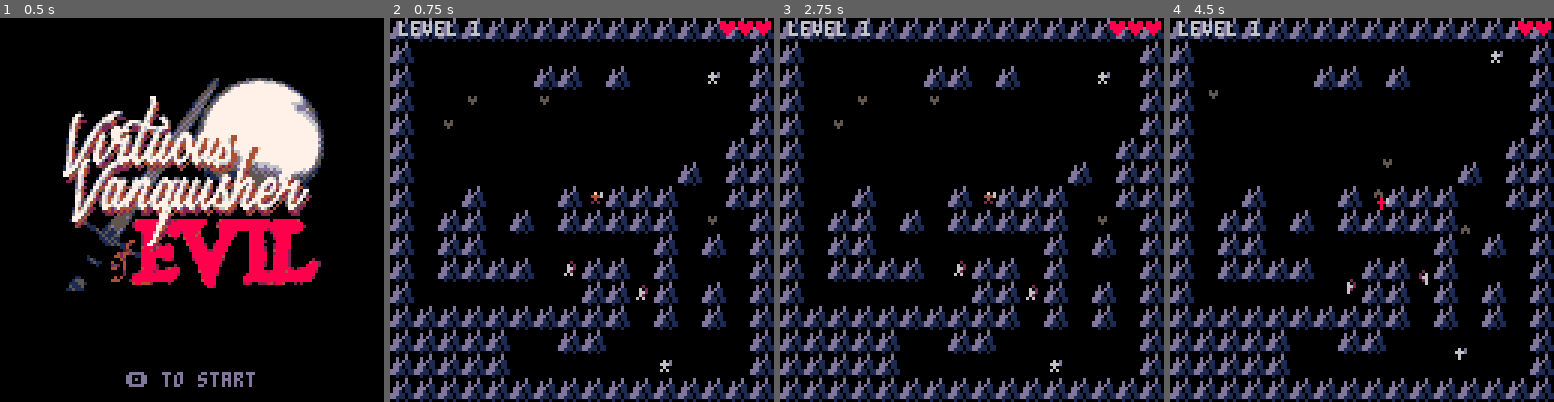
Above: before the commit, frames 1-4 (left to right).
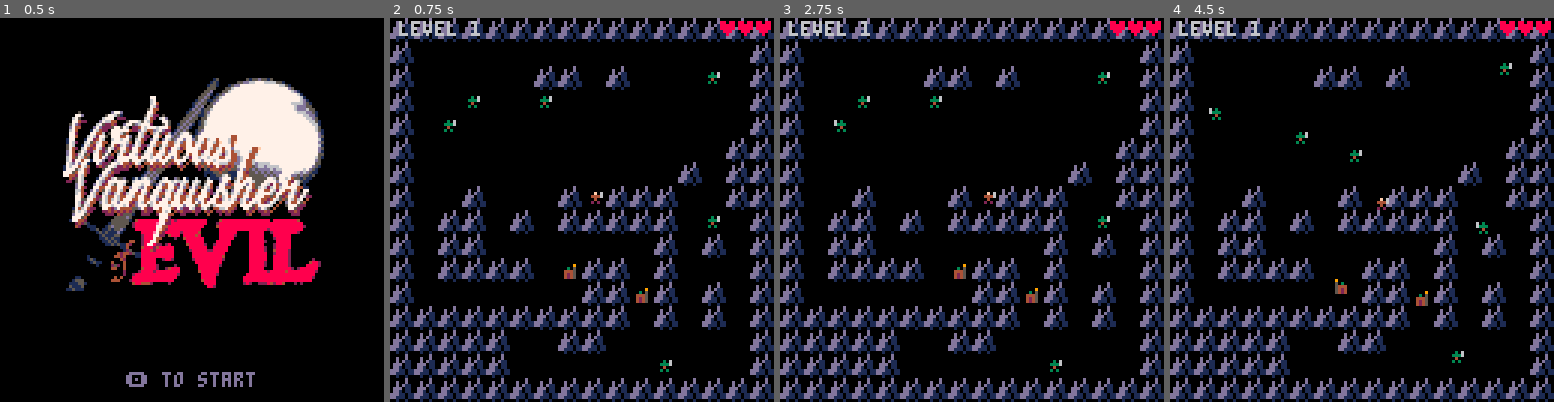
Above: after the commit, the same moments.

Repository: ironchestgames/pico-8-carts
Game: PICO-8 cartridge epicevilender.p8
Two runs of this game, one before a commit and one after it. Both use one fixed random seed, a clock stepped at 60 frames per second and the inputs below.
Inputs:
- Up to frame 1 (0.5 s): tap X (X key) at 0.33 s
- Up to frame 2 (0.75 s): tap O (Z key) at 0.7 s
- Up to frame 3 (2.75 s): tap X (X key) at 1.07, 1.85 s; hold Right 1.6-2.1 s; tap O (Z key) at 1.7, 2.1, 2.5 s; hold Up 2.15-2.42 s; hold Right from 2.47 s (still down)
- Up to frame 4 (4.5 s): tap O (Z key) every 0.4 s from 2.9 to 4.1 s; tap X (X key) at 2.97, 4.08 s; release Right at 3.03 s; hold Left 3.08-3.58 s; hold Down 3.63-3.97 s; hold Right from 4.02 s (still down)

Frame 1 is identical in both runs. In frame 2, 0.6% of the frame differs, in the area x 14-86%, y 14-93%; in frame 3, 0.6%; in frame 4, 1.0%, in the area x 10-90%, y 0-90%.

Commit message:
epicevilender - add trolls and boss names

Diff:
--- a/epicevilender.p8
+++ b/epicevilender.p8
@@ -296,6 +296,115 @@
 
 
 -- enemy factories
+
+function newmeleetroll(x,y)
+ return actorfactory({
+  isenemy=true,
+  x=x,
+  y=y,
+  a=0,
+  halfw=1.5,
+  halfh=2,
+  spd=0.45,
+  hp=2,
+  attack_preperformdur=50,
+  attack_postperformdur=20,
+  attack_range=7,
+  performattack=performenemymelee,
+  idling={parseflat'41,32,4,5,-2,-3,'},
+  moving={
+   animspd=0.18,
+   parseflat'41,32,4,5,-2,-3,',
+   parseflat'45,32,4,5,-2,-3,'
+  },
+  attacking={
+   animspd=0,
+   parseflat'49,32,4,5,-2,-3,',
+   parseflat'52,32,6,5,-3,-3,',
+  },
+  recovering={parseflat'41,32,4,5,-2,-3,'},
+ })
+end
+
+function newtrollcaster(x,y)
+ local boltskill,idleframe=boltskillfactory(
+   1,
+   50,
+   0,
+   120,
+   1,
+   'fire',
+   14,
+   parseflat'8,14,',
+   parseflat'14,8,'),
+  parseflat'59,32,4,6,-2,-3,'
+
+ return actorfactory({
+  isenemy=true,
+  x=x,
+  y=y,
+  a=0,
+  halfw=1.5,
+  halfh=2,
+  spd=0.25,
+  hp=1,
+  attack_preperformdur=100,
+  attack_postperformdur=20,
+  attack_range=60,
+  performattack=function(actor)
+   a,actor.a=actor.a,atan2(
+     actor.targetx-actor.x,
+     actor.targety-actor.y)
+   boltskill.perform(actor)
+   actor.a=a
+  end,
+  comfydist=30,
+  idling={idleframe},
+  moving={
+   animspd=0.18,
+   idleframe
+  },
+  attacking={
+   animspd=0,
+   parseflat'63,32,4,6,-2,-3,',
+   idleframe,
+  },
+  recovering={idleframe},
+  onpreperform=boltskill.startpemitter,
+ })
+end
+
+function newgianttroll(x,y)
+ boss=actorfactory({
+  name='giant troll',
+  isenemy=true,
+  x=x,
+  y=y,
+  a=0,
+  halfw=1.5,
+  halfh=3,
+  isbig=true,
+  spd=0.7,
+  hp=7,
+  attack_preperformdur=40,
+  attack_postperformdur=30,
+  attack_range=7,
+  performattack=performenemymelee,
+  idling={parseflat'36,25,7,7,-4,-4,'},
+  moving={
+   animspd=0.18,
+   parseflat'43,25,7,7,-4,-4,',
+   parseflat'50,25,7,7,-4,-4,'
+  },
+  attacking={
+   animspd=0,
+   parseflat'57,25,7,7,-4,-4,',
+   parseflat'64,25,8,7,-4,-4,',
+  },
+  recovering={parseflat'72,25,7,7,-4,-4,'},
+ })
+ return boss
+end
 
 function newmeleeskeleton(x,y)
  return actorfactory({
@@ -467,6 +576,7 @@
  end
 
  boss=actorfactory({
+  name='skeleton king',
   isenemy=true,
   isbig=true,
   x=x,
@@ -576,7 +686,7 @@
   desc='sword attack',
   preperformdur=preperformdur,
   postperformdur=postperformdur,
-  perform=function(skill,user)
+  perform=function(user,skill)
    local x,y=
      user.x+cos(user.a)*4,
      user.y+sin(user.a)*4
@@ -620,7 +730,7 @@
   desc='bow attack',
   preperformdur=preperformdur,
   postperformdur=postperformdur,
-  perform=function(skill,user)
+  perform=function(user,skill)
    local x,y=
      user.x+cos(user.a)*4,
      user.y+sin(user.a)*4
@@ -677,7 +787,7 @@
   startpemitter=function(user,life)
    add(pemitters,{
     follow=user,
-    life=life,
+    life=life or user.attack_preperformdur,
     prate={2,4},
     plife={15,25},
     poffsets={-2,0.5,2,0.5},
@@ -687,12 +797,13 @@
    })
    sfx(9)
   end,
-  perform=function(skill,user)
+  perform=function(user,skill)
    local x,y=
      user.x+cos(user.a)*4,
      user.y+sin(user.a)*4
 
    local attack={
+    isenemy=user.isenemy,
     x=x,
     y=y,
     halfw=1,
@@ -908,10 +1019,10 @@
   spr1=240,
   musicstart=0,
   enemytypes={
-   newbatenemy,
-   newmeleeskeleton,
-   newbowskeleton,
-   newskeletonking,
+   newmeleetroll,
+   newmeleetroll,
+   newtrollcaster,
+   newgianttroll,
   }
  },
  { -- cave
@@ -1287,7 +1398,7 @@
      if avatar.ispreperform then
 
       local skill=avatar.currentskill
-      skill.perform(skill,avatar)
+      skill.perform(avatar,skill)
 
       -- set avatar to postperform
       avatar.state_counter=skill.postperformdur
@@ -2113,7 +2224,8 @@
  -- draw boss hp
  if boss and boss.hp > 0 then
   local halfw=boss.hp*6/2
-  rectfill(64-halfw,122,64+halfw,125,8)
+  rectfill(64-halfw,123,64+halfw,125,8)
+  print(boss.name,64-#boss.name*2,122,15)
  end
 
 end
@@ -2499,19 +2611,19 @@
 0070070000077777700070000000770000007888887777700000000000cc00cc0000000002444404d000000d00d55d0000d11d00028e82404444000002090000
 00777700000770077000700000007770000778888877777000000000000cccc000000000002222025000000500000000000dd000022222002000000090000000
 007777000000000000007777777707777777708880077700000000000000cc0000000000000000000000000000000000000000000000007c0020010000666660
-077777700000000000000777770000777777000000000000000000000000000000000000000000000000000000000000000000000000070c0e2221d0067777d0
-777777770000000000000000000000070070000000000000000000000000000000000000000000000000000000000000000000000000700c02eeed100cccccd0
-70000000077777777000000070000000070000000000000000000000000000000000000000000000000000000000000000000000000700c6022002100c7c7cd0
-7700000077077777000000007700000077000000000000000000000000000000000000000000000000000000000000000000000000700d20022002100cc7ccd0
-777000077700777000000000777000077700000000000000000000000000000000000000000000000000000000000000000000000700d200022002100c7c7cd0
-77707707770000000000000077770077770000000000000000000000000000000000000000000000000000000000000000000000700c2000022002100cccccd0
-77700007770007000000000007777777700000000000000000000000000000000000000000000000000000000000000000000000ccc60000220000210ccccc00
-77000000770007000000000700000000007000000000000000000000000000000000000000000000000000000000000000000000000000000000000000000000
-70000000070000000000007000000000000700000000000000000000000000000000000000000000000000000000000000000000000000000000000000000000
-00000000000077700777700000000000000007777000000000000000000000000000000000000000000000000000000000000000000000000000000000000000
-00000000000777770077770000000000000077770000000000000000000000000000000000000000000000000000000000000000000000000000000000000000
-00000000007777777007770000000000000077700000000000000000000000000000000000000000000000000000000000000000000000000000000000000000
-00000000000000000000770000000000000077000000000000000000000000000000000000000000000000000000000000000000000000000000000000000000
+077777700000000000000777770000777777000000000000000000000022300000000000000000000000000000000000000000000000070c0e2221d0067777d0
+777777770000000000000000000000070070003300000330020033002000330000000000000000000000000000000000000000000000700c02eeed100cccccd0
+70000000077777777000000070000000070000330020033020003302000033000003300000033000000000000000000000000000000700c6022002100c7c7cd0
+7700000077077777000000007700000077000333020033330033333000033300003330000003300000000000000000000000000000700d20022002100cc7ccd0
+777000077700777000000000777000077700033330003330000333000003330000333322003330000000000000000000000000000700d200022002100c7c7cd0
+77707707770000000000000077770077770004440000444300044400000444300044400000333000000000000000000000000000700c2000022002100cccccd0
+77700007770007000000000007777777700003030000300000000300000300000340300000444300000000000000000000000000ccc60000220000210ccccc00
+77000000770007000000000700000000007000000000000000660000000000000090000000000000000000000000000000000000000000000000000000000000
+70000000070000000000007000000000000700000030603060330030000000900050000000000000000000000000000000000000000000000000000000000000
+00000000000077700777700000000000000007777333633363300333660030503050000000000000000000000000000000000000000000000000000000000000
+00000000000777770077770000000000000077770040004000400040000444544450000000000000000000000000000000000000000000000000000000000000
+00000000007777777007770000000000000077700303003003030303000424542450000000000000000000000000000000000000000000000000000000000000
+00000000000000000000770000000000000077000000000000000000000424542400000000000000000000000000000000000000000000000000000000000000
 00000000000000000000070000000000000070000000000000000000000000000000000000000000000000000000000000000000000000000000000000000000
 00000000000000000000000000000000000000000000000000000000000000000000000000000000000000000000000000000000000000000000000000000000
 00000000000000000000000000000000000000000000000000000000000000000000000000000000000000000000000000000000000000000000000000000000
